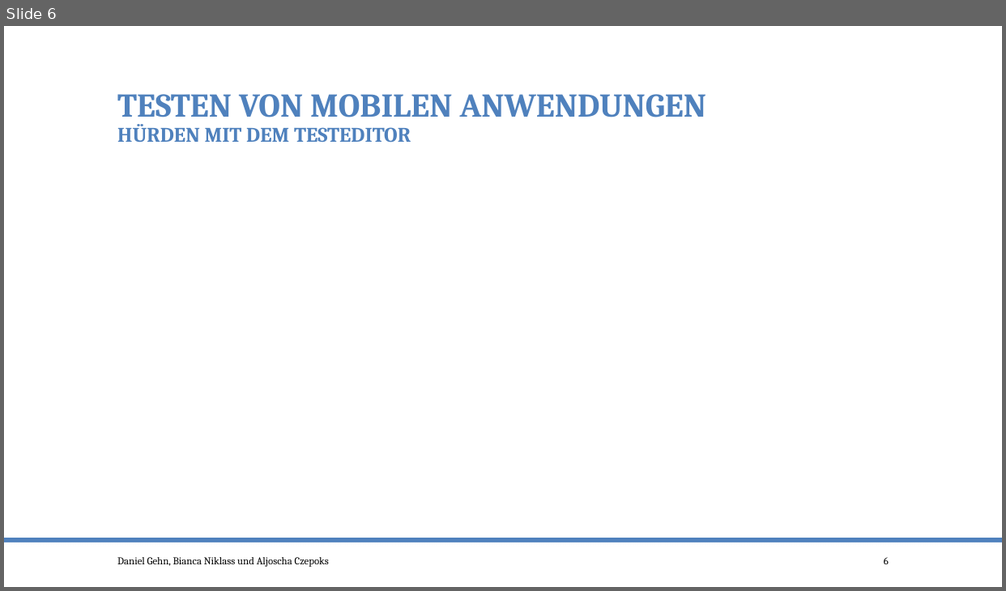
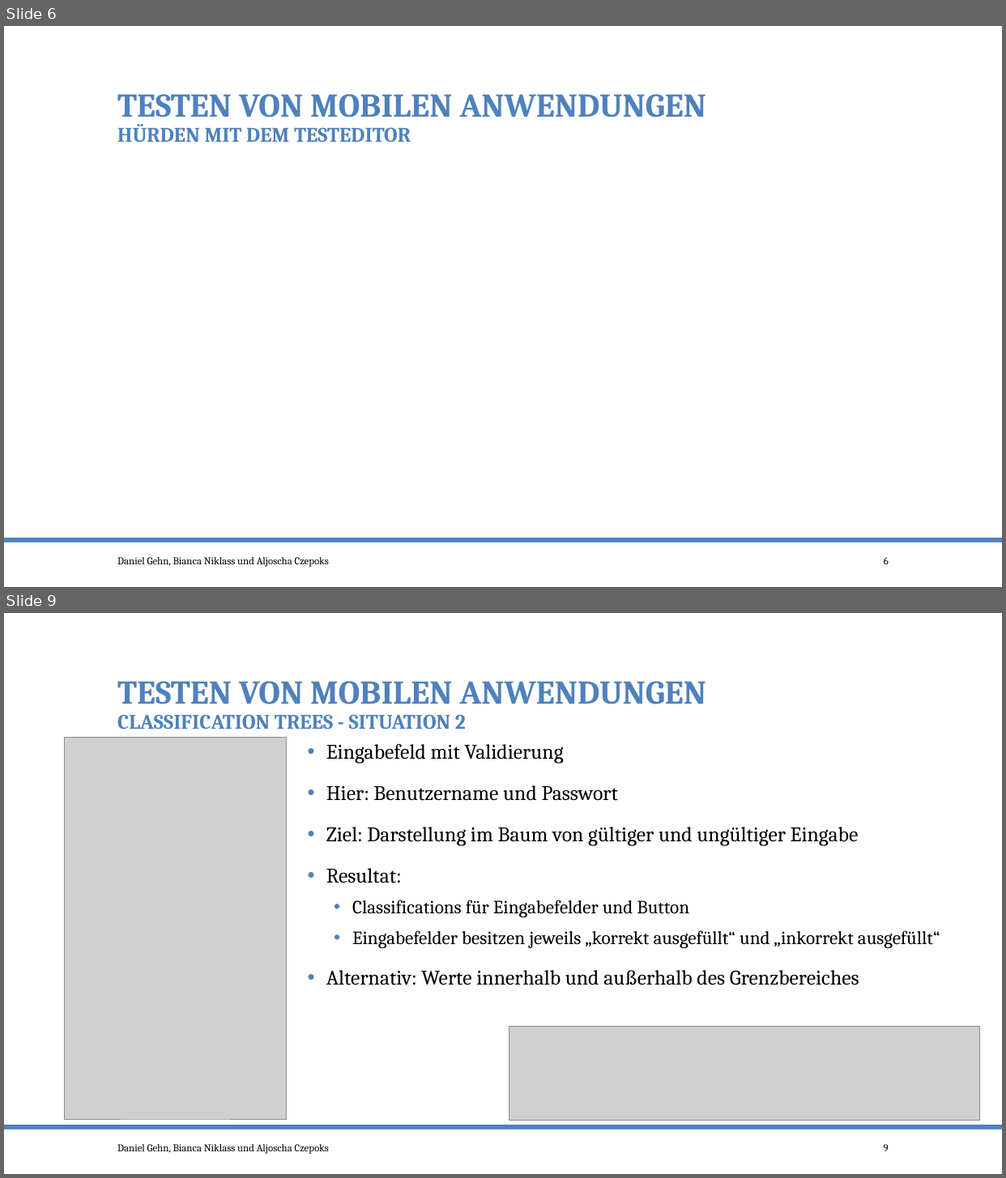
Before and after one commit to po-test-ws-2015/test-cycle, a slide deck: TestenMileStone3.pptx. Shown one above the other, each under a label of ours: slide 6 before the commit, slides 6 and 9 after it; the slides between them are not shown. The pictures are 1006x591 and 1006x1178 pixels, drawn with LibreOffice and Linux fonts; fonts in the diff are those of the drawing; grey boxes stand for pictures. Boxes give left, top, right and bottom in pixels: in the first picture for what was removed or moved away, otherwise in the second. Text is boxed around its words. In the diff, an @@ line names an element or a change of style, - is before the commit and + after.

```diff
--- a/TestenMileStone3.pptx
+++ b/TestenMileStone3.pptx
@@ slide 9 added at bbox=[4, 613, 1002, 1174], background #FFFFFF; not listed: 2 template elements that a slide beside it also shows @@
@@ title added at bbox=[117, 681, 706, 730], 20 pt, text #4F81BD, bold @@
+TESTEN VON MOBILEN ANWENDUNGEN
+CLASSIFICATION TREES - SITUATION 2
@@ picture added at bbox=[64, 738, 286, 1120] @@
@@ text added at bbox=[326, 743, 940, 986], 20 pt, text #000000 @@
+• Eingabefeld mit Validierung
+• Hier: Benutzername und Passwort
+• Ziel: Darstellung im Baum von gültiger und ungültiger Eingabe
+• Resultat:
+  • Classifications für Eingabefelder und Button
+  • Eingabefelder besitzen jeweils „korrekt ausgefüllt“ und „inkorrekt ausgefüllt“
+• Alternativ: Werte innerhalb und außerhalb des Grenzbereiches
@@ picture added at bbox=[509, 1027, 979, 1121] @@
@@ text added at bbox=[117, 1144, 329, 1154], 10 pt, text #000000 @@
+Daniel Gehn, Bianca Niklass und Aljoscha Czepoks
@@ page number added at bbox=[884, 1144, 889, 1152], 10 pt, text #000000 @@
+9
```
Also in this commit, not shown: 1 slide changed, 4 other slides added.
